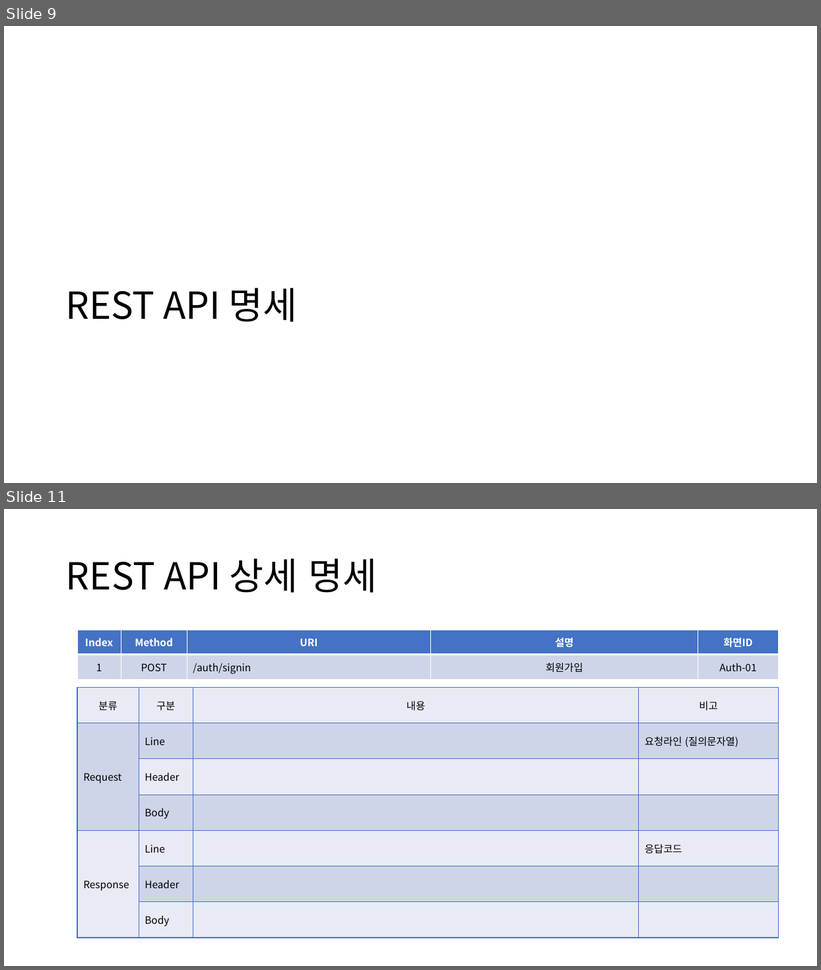
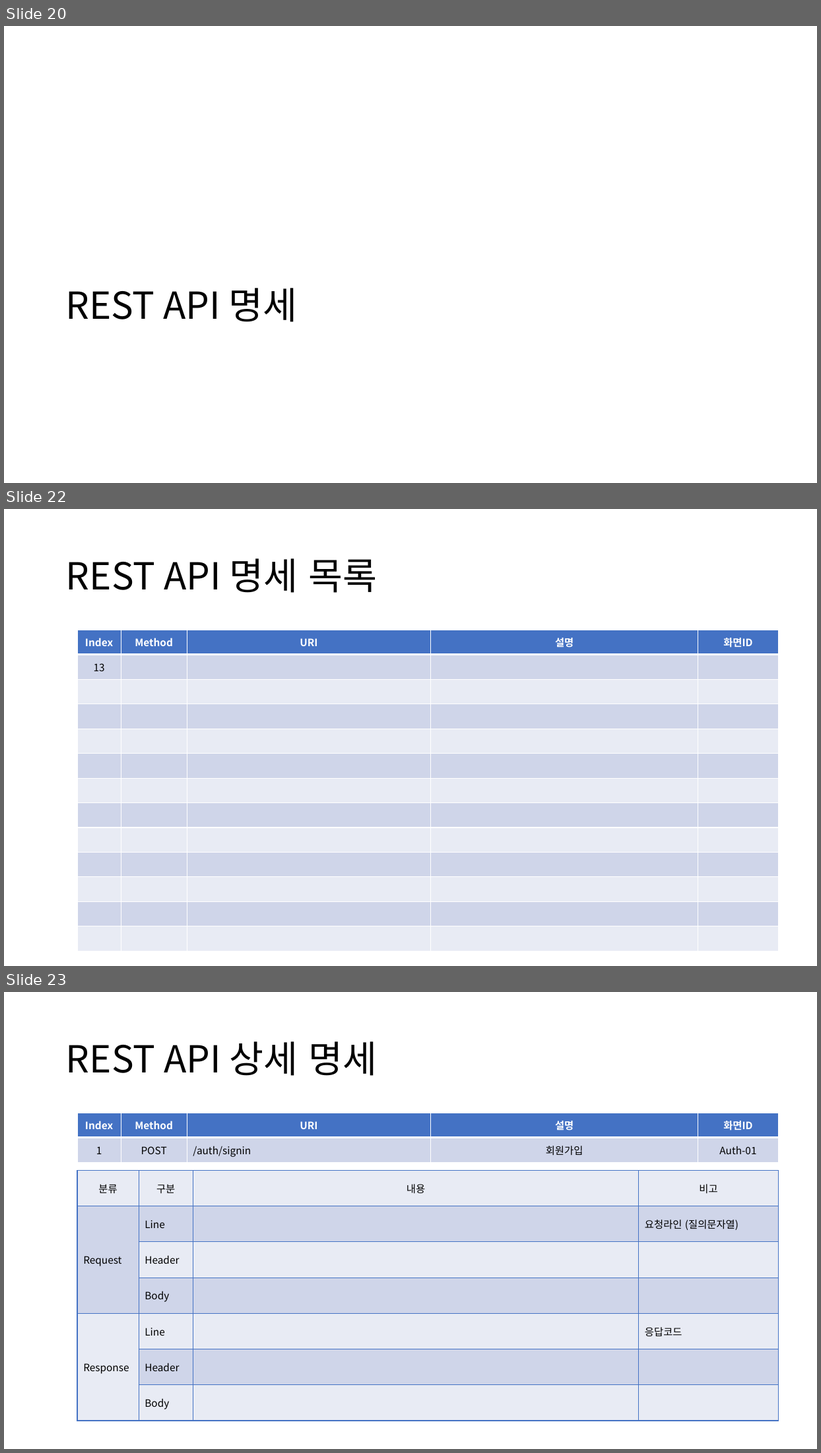
Before and after one commit to hahahahohohoho/mini_project, a slide deck: 빅데이터프로젝트계획서 (1).pptx. Shown one above the other, each under a label of ours: slides 9 and 11 before the commit, slides 20, 22 and 23 after it; the slides between them are not shown. The pictures are 821x970 and 821x1453 pixels, drawn with LibreOffice and Linux fonts; fonts in the diff are those of the drawing. Boxes give left, top, right and bottom in pixels: in the first picture for what was removed or moved away, otherwise in the second. Text is boxed around its words. In the diff, an @@ line names an element or a change of style, - is before the commit and + after.

```diff
--- a/빅데이터프로젝트계획서 (1).pptx
+++ b/빅데이터프로젝트계획서 (1).pptx
@@ slide 22 added at [4,509,817,966], background #FFFFFF @@
@@ title added at [66,559,377,593], 44 pt, text #000000 @@
+REST API 명세 목록
@@ table added at [77,630,779,951], 13 rows, 5 columns @@
+Index | Method | URI | 설명 | 화면ID
+13 |  |  |  | 
+ |  |  |  | 
+ |  |  |  | 
+ |  |  |  | 
+ |  |  |  | 
+ |  |  |  | 
+ |  |  |  | 
+ |  |  |  | 
+ |  |  |  | 
+ |  |  |  | 
+ |  |  |  | 
+ |  |  |  | 
@@ what was slide 9 is now slide 20 @@
@@ what was slide 11 is now slide 23 @@
```
Also in this commit, not shown: 5 slides changed, 12 other slides added, 1 slide removed, 20 other files.
